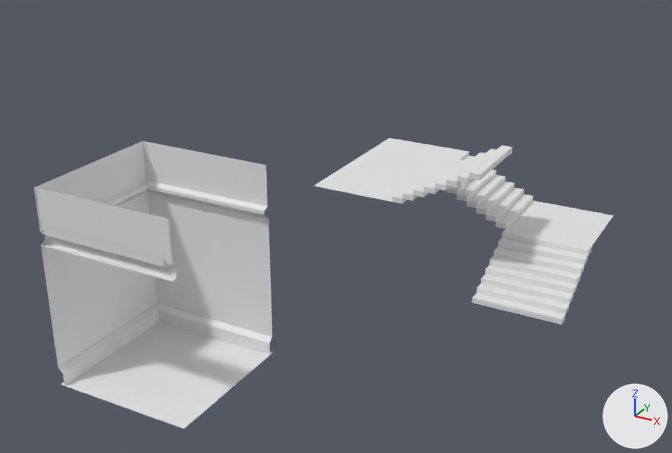
Renders of the Blender file Modular_Dungeon.blend from each side of a commit.
Camera for both pictures: a 50 mm lens placed at (10.2, -4.6, 13.5), pointed at (-5.1, 23.3, -0.4). Lighting does not change. The marker at lower right points along +X, +Y and +Z. The same objects are shown in both versions, whatever each file hides. Materials are left out; every surface is plain grey.

The scene before the commit, as lines of its bpy script (objects in view):
```python
ob_example_corner = bpy.data.objects.new('Example_Corner', me_texturescom_pavement_cobblestoneold_1k_albedo)
ob_example_corner.location = (-4.0, 12.0, 0.0)
ob_example_corner.rotation_euler = (0.0, 0.0, -315.7)  # degrees (0, 0, 272)
ob_example_floor__straight__004 = bpy.data.objects.new('Example_Floor (Straight).004', me_texturescom_pavement_cobblestoneold_1k_albedo_055)
ob_example_floor__straight__004.location = (0.0, 36.0, -4.0)
ob_example_floor__straight__004.rotation_euler = (0.0, 0.0, 1.571)  # degrees (0, 0, 90)
ob_example_floor__straight__006 = bpy.data.objects.new('Example_Floor (Straight).006', me_texturescom_pavement_cobblestoneold_1k_albedo_056)
ob_example_floor__straight__006.location = (-8.0, 36.0, -2.0)
ob_example_floor__straight__006.rotation_euler = (0.0, 0.0, 3.142)  # degrees (0, 0, 180)
ob_example_floor__straight__007 = bpy.data.objects.new('Example_Floor (Straight).007', me_texturescom_pavement_cobblestoneold_1k_albedo_049)
ob_example_floor__straight__007.location = (-8.0, 36.0, -2.0)
ob_example_floor__straight__008 = bpy.data.objects.new('Example_Floor (Straight).008', me_texturescom_pavement_cobblestoneold_1k_albedo_050)
ob_example_floor__straight__008.location = (-8.0, 32.0, -2.0)
ob_example_floor__straight__012 = bpy.data.objects.new('Example_Floor (Straight).012', me_texturescom_pavement_cobblestoneold_1k_albedo_054)
ob_example_floor__straight__012.location = (0.0, 32.0, 0.0)
ob_roof_curved4_010 = bpy.data.objects.new('Roof_Curved4.010', me_texturescom_pavement_cobblestoneold_1k_albedo_007)
ob_roof_curved4_010.parent = ob_example_corner
ob_roof_curved4_010.location = (-16.0, 8.0, 1.485)
ob_wall_003 = bpy.data.objects.new('Wall.003', me_texturescom_pavement_cobblestoneold_1k_albedo_001)
ob_wall_003.parent = ob_example_corner
ob_wall_003.location = (-4.0, 12.0, 0.0)
ob_wall_003.rotation_euler = (0.0, 0.0, -1.571)  # degrees (0, 0, -90)
ob_wall_005 = bpy.data.objects.new('Wall.005', me_texturescom_pavement_cobblestoneold_1k_albedo_001)
ob_wall_005.parent = ob_example_corner
ob_wall_005.location = (-4.0, 12.0, 0.0)
ob_wall_005.rotation_euler = (0.0, 0.0, -0.0000102)  # degrees (0, 0, -0)
ob_wall_009 = bpy.data.objects.new('Wall.009', me_texturescom_pavement_cobblestoneold_1k_albedo_003)
ob_wall_009.parent = ob_example_corner
ob_wall_009.location = (-4.0, 12.0, 0.0)
ob_wall_009.rotation_euler = (0.0, 0.0, 1.571)  # degrees (0, 0, 90)
# also in view: 'Example_Floor (Straight).005' at (0.0, 36.0, -4.0)
```
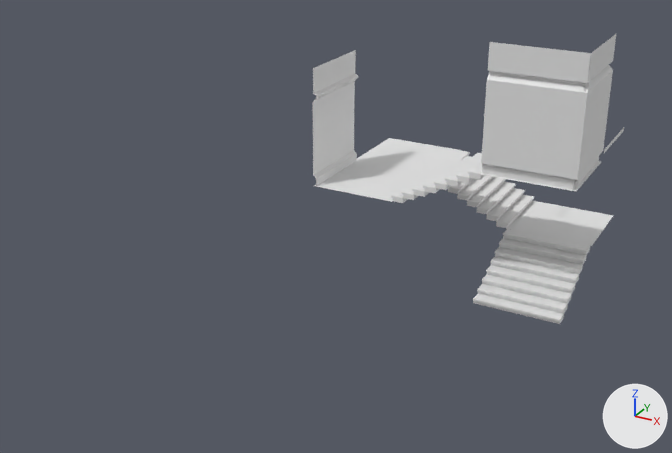
Pixel boxes (x1, y1, x2, y2) of what changed, in the pictures (672 x 453 px):
'Wall.003', moved, turned: before (143, 141, 272, 355); after (481, 42, 592, 190)
'Wall.005', moved, turned: before (34, 141, 159, 385); after (573, 34, 616, 190)
'Wall.009', moved, turned, reshaped: before (35, 187, 177, 281); after (313, 50, 358, 186)
'Example_Corner', moved, turned: before (61, 322, 273, 429); after (480, 161, 601, 191)
'Example_Floor (Straight).004', reshaped, modifiers changed: before (472, 229, 592, 325); after (473, 229, 590, 324)
'Example_Floor (Straight).005', moved: (506, 201, 613, 246) in both
'Example_Floor (Straight).006', reshaped, moved, turned, modifiers changed: before (440, 150, 533, 229); after (440, 150, 534, 228)
'Example_Floor (Straight).012', reshaped: before (392, 145, 512, 204); after (391, 153, 485, 203)
'Example_Floor (Straight).008', moved: before (314, 160, 423, 202); after (314, 161, 421, 202)
'Example_Floor (Straight).007', moved: before (355, 138, 459, 173); after (357, 138, 459, 173)
'Roof_Curved4.010', moved, turned, reshaped: before (44, 228, 164, 267); after (604, 128, 624, 153)
part 1 of me_texturescom_pavement_cobblestoneold_1k_albedo_054, built on: before (392, 145, 512, 204); after (391, 150, 590, 324)

The change, as a list of edits to the scene's bpy script:
```text
Change me_texturescom_pavement_cobblestoneold_1k_albedo_054:
    remove me_texturescom_pavement_cobblestoneold_1k_albedo_054.from_pydata(...)  # 8 vertices, 6 faces; spans x -2.5..-2.0, y -2.0..2.0, z -0.25..0.0
    add me_texturescom_pavement_cobblestoneold_1k_albedo_054.from_pydata(...)  # 16 vertices, 14 faces; spans x -2.58..-2.0, y -1.93..1.93, z -0.25..0.0
    me_texturescom_pavement_cobblestoneold_1k_albedo_054 part 1: the whole mesh is rebuilt
Add me_texturescom_pavement_cobblestoneold_1k_albedo_078:
    me_texturescom_pavement_cobblestoneold_1k_albedo_078 = me_texturescom_pavement_cobblestoneold_1k_albedo_001.copy(); me_texturescom_pavement_cobblestoneold_1k_albedo_078.name = 'TexturesCom_Pavement_CobblestoneOld_1K_albedo.078'  # the mesh of ob_wall_005
Add me_texturescom_pavement_cobblestoneold_1k_albedo_070:
    me_texturescom_pavement_cobblestoneold_1k_albedo_070 = me_texturescom_pavement_cobblestoneold_1k_albedo_007.copy(); me_texturescom_pavement_cobblestoneold_1k_albedo_070.name = 'TexturesCom_Pavement_CobblestoneOld_1K_albedo.070'  # the mesh of ob_roof_curved4_010
Change ob_example_corner:
    ob_example_corner.rotation_euler: (0.0, 0.0, -315.7) -> (0.0, 0.0, 0.0)  # degrees (0, 0, 272) -> degrees (0, 0, 0)
    ob_example_corner.location: (-4.0, 12.0, 0.0) -> (0.0, 32.0, 0.0)
Change ob_wall_003:
    ob_wall_003.parent: ob_example_corner -> ob_example_floor__straight__011
    ob_wall_003.matrix_parent_inverse: Matrix(((-0.0000103, -1.0, 0.0, 12.0), (1.0, -0.0000103, 0.0, 4.0), (0.0, 0.0, 1.0, 0.0), (0.0, 0.0, 0.0, 1.0))) -> Matrix(((1.0, 0.0, 0.0, 0.0), (0.0, 1.0, 0.0, -36.0), (0.0, 0.0, 1.0, 0.0), (0.0, 0.0, 0.0, 1.0)))
    ob_wall_003.location: (-4.0, 12.0, 0.0) -> (0.0, 32.0, 0.0)
    ob_wall_003.rotation_euler: (0.0, 0.0, -1.571) -> (0.0, 0.0, 1.571)  # degrees (0, 0, -90) -> degrees (0, 0, 90)
Change ob_roof_curved4_010:
    ob_roof_curved4_010: bpy.data.objects.new('Roof_Curved4.010', me_texturescom_pavement_cobblestoneold_1k_albedo_007) -> bpy.data.objects.new('Roof_Curved4.010', me_texturescom_pavement_cobblestoneold_1k_albedo_070)
    ob_roof_curved4_010.parent: ob_example_corner -> ob_example_floor__straight__011
    ob_roof_curved4_010.matrix_parent_inverse: Matrix(((1.0, 0.0, 0.0, 16.0), (0.0, 1.0, 0.0, -8.0), (0.0, 0.0, 1.0, 0.0), (0.0, 0.0, 0.0, 1.0))) -> Matrix(((1.0, 0.0, 0.0, 0.0), (0.0, 1.0, 0.0, -36.0), (0.0, 0.0, 1.0, 0.0), (0.0, 0.0, 0.0, 1.0)))
    ob_roof_curved4_010.location: (-16.0, 8.0, 1.485) -> (0.0, 36.0, -2.515)
    ob_roof_curved4_010.rotation_euler: (0.0, 0.0, 0.0) -> (0.0, 0.0, 3.142)  # degrees (0, 0, 0) -> degrees (0, 0, 180)
Change ob_wall_005:
    ob_wall_005.location: (-4.0, 12.0, 0.0) -> (0.0, 32.0, 0.0)
    ob_wall_005.rotation_euler: (0.0, 0.0, -0.0000102) -> (0.0, 0.0, 3.142)  # degrees (0, 0, -0) -> degrees (0, 0, 180)
Change ob_wall_009:
    ob_wall_009: bpy.data.objects.new('Wall.009', me_texturescom_pavement_cobblestoneold_1k_albedo_003) -> bpy.data.objects.new('Wall.009', me_texturescom_pavement_cobblestoneold_1k_albedo_078)
    ob_wall_009.parent: ob_example_corner -> ob_example_floor__straight__011
    ob_wall_009.matrix_parent_inverse: Matrix(((-0.0000103, -1.0, 0.0, 12.0), (1.0, -0.0000103, 0.0, 4.0), (0.0, 0.0, 1.0, 0.0), (0.0, 0.0, 0.0, 1.0))) -> Matrix(((1.0, 0.0, 0.0, 0.0), (0.0, 1.0, 0.0, -36.0), (0.0, 0.0, 1.0, 0.0), (0.0, 0.0, 0.0, 1.0)))
    ob_wall_009.location: (-4.0, 12.0, 0.0) -> (-8.0, 32.0, -2.0)
    ob_wall_009.rotation_euler: (0.0, 0.0, 1.571) -> (0.0, 0.0, -0.000045)  # degrees (0, 0, 90) -> degrees (0, 0, -0)
Change ob_example_floor__straight__005:
    add ob_example_floor__straight__005.parent = ob_example_floor__straight__011
    add ob_example_floor__straight__005.matrix_parent_inverse = Matrix(((1.0, 0.0, 0.0, 0.0), (0.0, 1.0, 0.0, -36.0), (0.0, 0.0, 1.0, 0.0), (0.0, 0.0, 0.0, 1.0)))
Change ob_example_floor__straight__007:
    add ob_example_floor__straight__007.parent = ob_example_floor__straight__011
    add ob_example_floor__straight__007.matrix_parent_inverse = Matrix(((1.0, 0.0, 0.0, 0.0), (0.0, 1.0, 0.0, -36.0), (0.0, 0.0, 1.0, 0.0), (0.0, 0.0, 0.0, 1.0)))
Change ob_example_floor__straight__008:
    add ob_example_floor__straight__008.parent = ob_example_floor__straight__011
    add ob_example_floor__straight__008.matrix_parent_inverse = Matrix(((1.0, 0.0, 0.0, 0.0), (0.0, 1.0, 0.0, -36.0), (0.0, 0.0, 1.0, 0.0), (0.0, 0.0, 0.0, 1.0)))
Change ob_example_floor__straight__004:
    ob_example_floor__straight__004: bpy.data.objects.new('Example_Floor (Straight).004', me_texturescom_pavement_cobblestoneold_1k_albedo_055) -> bpy.data.objects.new('Example_Floor (Straight).004', me_texturescom_pavement_cobblestoneold_1k_albedo_054)
    where _m = ob_example_floor__straight__004.modifiers.new('Array', 'ARRAY')
    add _m.use_constant_offset = True
    _m.constant_offset_displace: (0.0, 0.0, 0.0) -> (-0.5, 0.0, -0.25)
    add _m.use_relative_offset = False
Change ob_example_floor__straight__006:
    ob_example_floor__straight__006: bpy.data.objects.new('Example_Floor (Straight).006', me_texturescom_pavement_cobblestoneold_1k_albedo_056) -> bpy.data.objects.new('Example_Floor (Straight).006', me_texturescom_pavement_cobblestoneold_1k_albedo_054)
    add ob_example_floor__straight__006.parent = ob_example_floor__straight__011
    add ob_example_floor__straight__006.matrix_parent_inverse = Matrix(((1.0, 0.0, 0.0, 0.0), (0.0, 1.0, 0.0, -36.0), (0.0, 0.0, 1.0, 0.0), (0.0, 0.0, 0.0, 1.0)))
    ob_example_floor__straight__006.rotation_euler: (0.0, 0.0, 3.142) -> (0.0, 0.0, -3.142)  # degrees (0, 0, 180) -> degrees (0, 0, -180)
    where _m = ob_example_floor__straight__006.modifiers.new('Array', 'ARRAY')
    add _m.use_constant_offset = True
    _m.constant_offset_displace: (0.0, 0.0, 0.0) -> (-0.5, 0.0, -0.25)
    add _m.use_relative_offset = False
```
